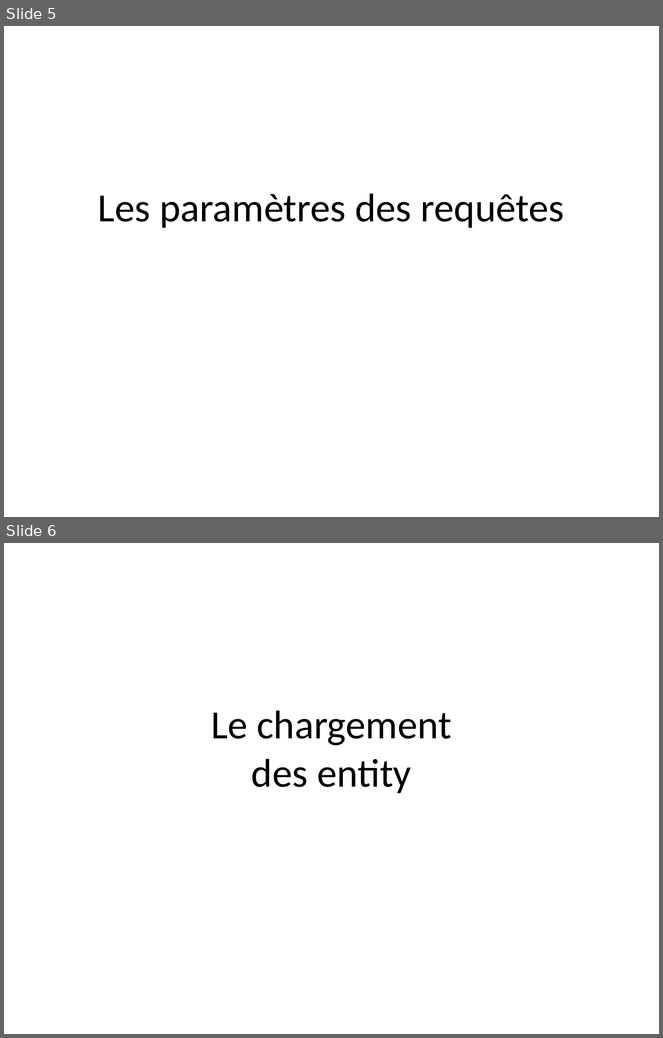
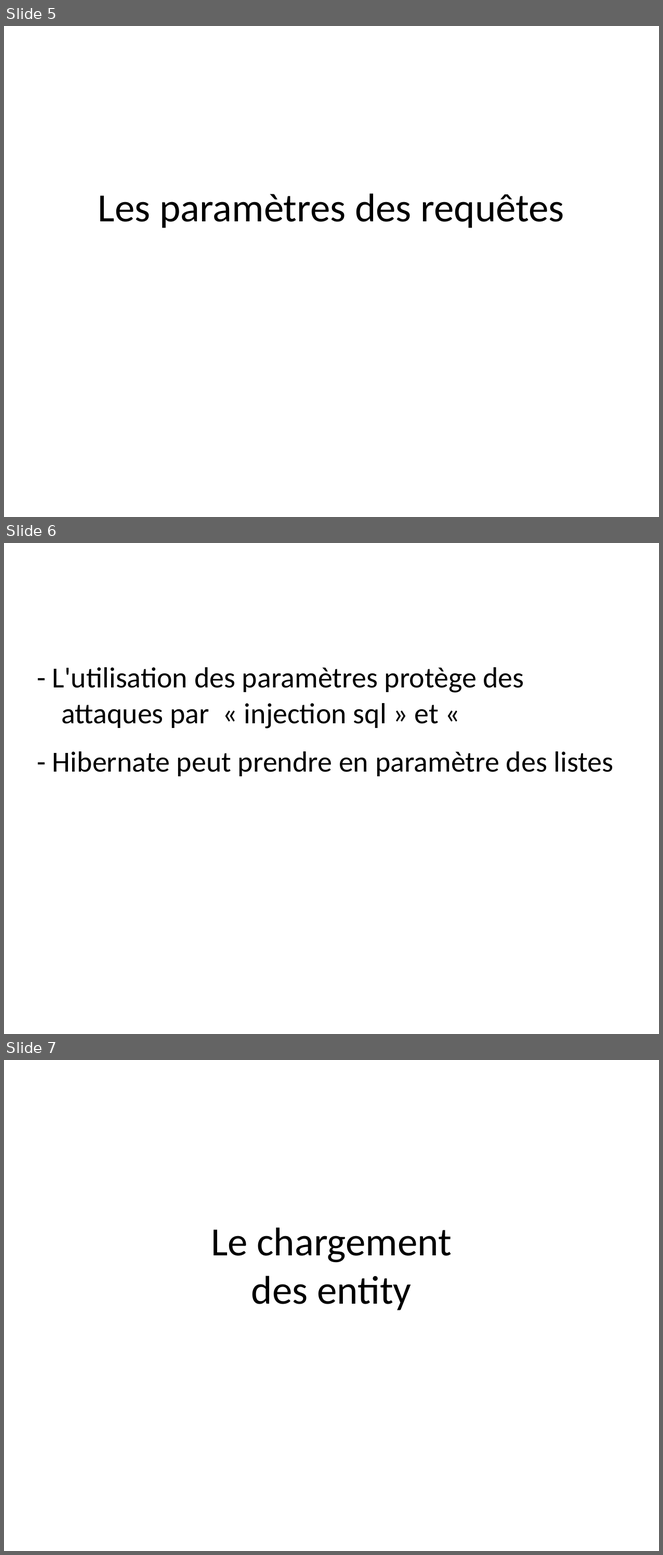
Before and after one commit to Pierre76400/demohibernate, a slide deck: src/main/resources/presentation/DemoHibernate.ppt. Shown one above the other, each under a label of ours: slides 5 and 6 before the commit, slides 5, 6 and 7 after it. The pictures are 663x1038 and 663x1555 pixels, drawn with LibreOffice and Linux fonts; fonts in the diff are those of the drawing. Boxes give left, top, right and bottom in pixels: in the first picture for what was removed or moved away, otherwise in the second. Text is boxed around its words. In the diff, an @@ line names an element or a change of style, - is before the commit and + after.

```diff
--- a/src/main/resources/presentation/DemoHibernate.ppt
+++ b/src/main/resources/presentation/DemoHibernate.ppt
@@ slide 6 added at [4, 543, 659, 1034], background #FFFFFF @@
@@ text added at [52, 667, 614, 776], 32 pt, text #000000 @@
+- L'utilisation des paramètres protège des attaques par « injection sql » et «
+- Hibernate peut prendre en paramètre des listes
@@ what was slide 6 is now slide 7 @@
```
Also in this commit, not shown: 2 slides changed, 3 other slides added, 1 other file.
